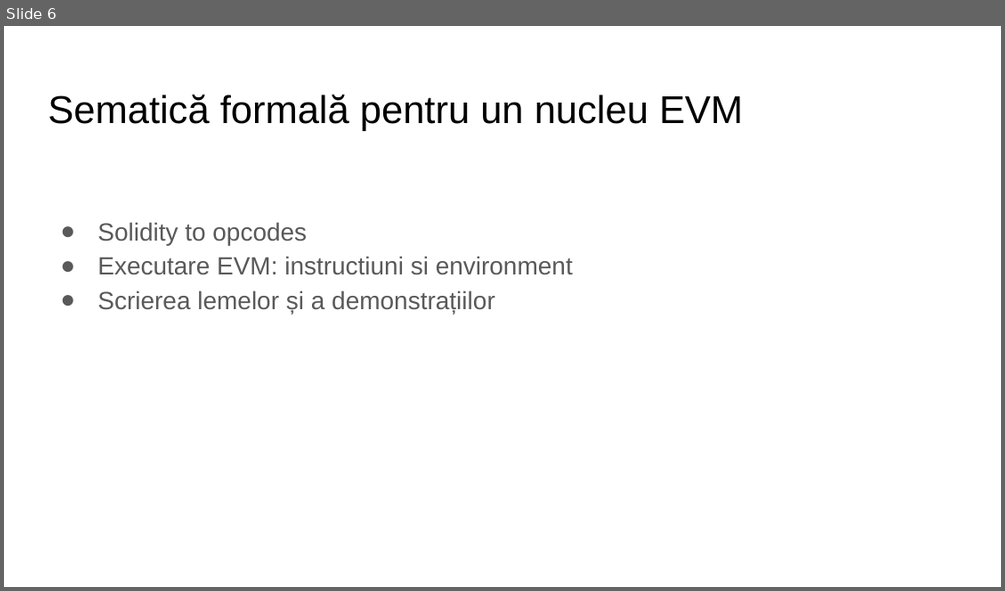
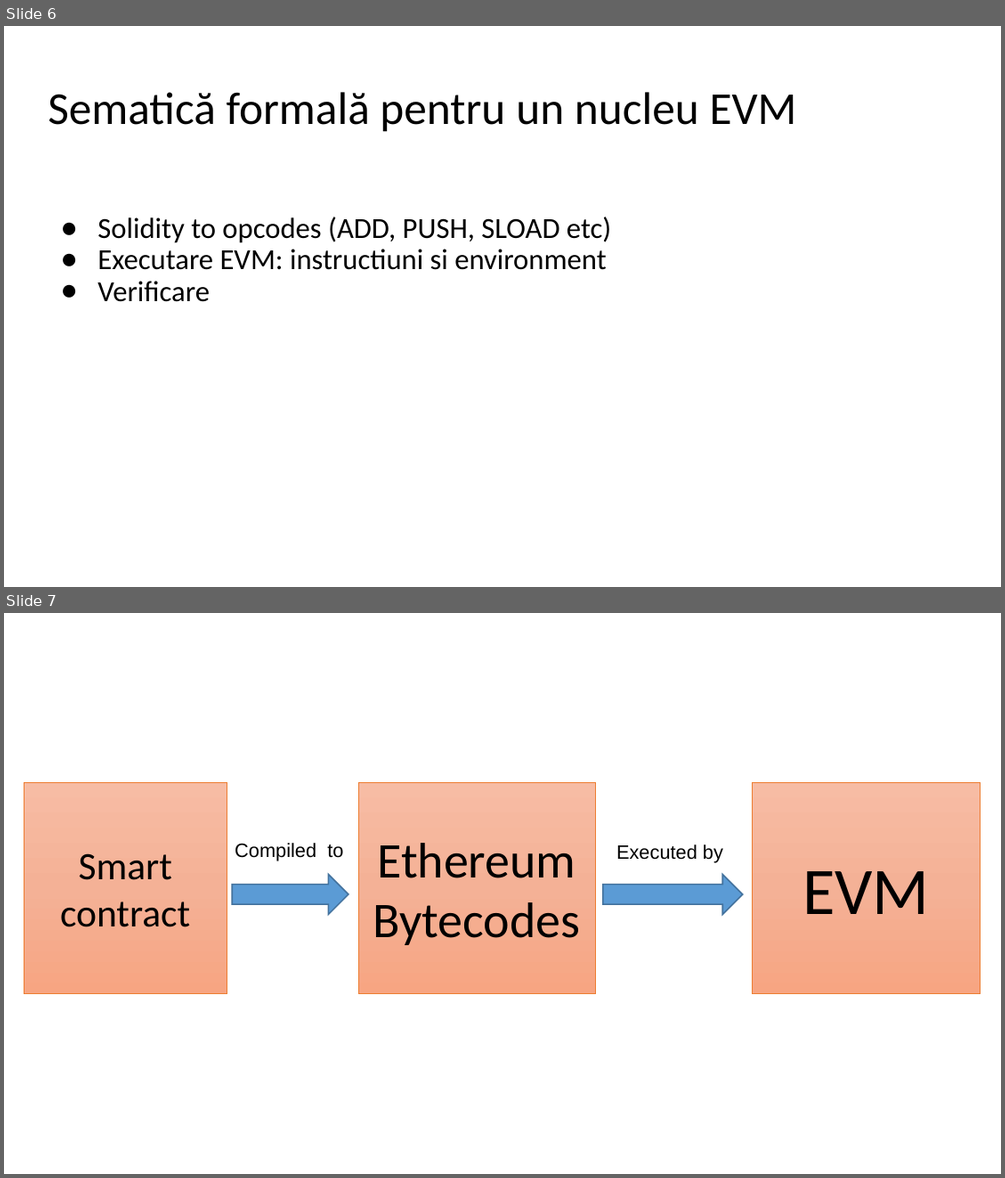
Before and after one commit to CatalinPJ/Licenta2018JoldescuCatalinPetronel, a slide deck: Joldescu Petronel _ prezentare.pptx. Shown one above the other, each under a label of ours: slide 6 before the commit, slides 6 and 7 after it. The pictures are 1005x591 and 1005x1178 pixels, drawn with LibreOffice and Linux fonts; fonts in the diff are those of the drawing. Boxes give left, top, right and bottom in pixels: in the first picture for what was removed or moved away, otherwise in the second. Text is boxed around its words. In the diff, an @@ line names an element or a change of style, - is before the commit and + after.

```diff
--- a/Joldescu Petronel _ prezentare.pptx
+++ b/Joldescu Petronel _ prezentare.pptx
@@ slide 7 added at (x1=4, y1=613, x2=1001, y2=1174), background #FFFFFF @@
@@ rectangle added at (x1=24, y1=782, x2=227, y2=994), fill gradient #F7BDA5 to #F5B196 to #F8A582, outline #ED7D31 0.5 pt, 28 pt, text #000000 @@
+Smart contract
@@ rectangle added at (x1=358, y1=782, x2=595, y2=994), fill gradient #F7BDA5 to #F5B196 to #F8A582, outline #ED7D31 0.5 pt, 36 pt, text #000000 @@
+Ethereum
+Bytecodes
@@ rectangle added at (x1=752, y1=782, x2=979, y2=994), fill gradient #F7BDA5 to #F5B196 to #F8A582, outline #ED7D31 0.5 pt, 48 pt, text #000000 @@
+EVM
@@ text added at (x1=235, y1=843, x2=343, y2=861), 14 pt, text #000000 @@
+Compiled to
@@ text added at (x1=616, y1=844, x2=723, y2=863), 14 pt, text #000000 @@
+Executed by
@@ right arrow added at (x1=232, y1=874, x2=349, y2=914), fill #5B9BD5, outline #43739E 1 pt @@
@@ right arrow added at (x1=603, y1=874, x2=743, y2=914), fill #5B9BD5, outline #43739E 1 pt @@
@@ slide 6 changed as well @@
@@ title "Sematică formală pentru un nucleu ..." at (x1=48, y1=92, x2=797, y2=132): size 28 to 33 pt, font Arial to Calibri; line spacing 1 to 0.9 @@
@@ text at (x1=97, y1=216, x2=611, y2=243): text changed; size 18 to 21 pt; font Arial to Calibri; text colour #595959 to #000000 @@
-● Solidity to opcodes
+● Solidity to opcodes (ADD, PUSH, SLOAD etc)
@@ text at (x1=97, y1=248, x2=606, y2=270): size 18 to 21 pt, font Arial to Calibri, text colour #595959 to #000000 in "Executare EVM: instructiuni si environment"; line spacing 1.15 to 0.9 @@
@@ text at (x1=97, y1=281, x2=210, y2=302): text changed; size 18 to 21 pt; font Arial to Calibri; text colour #595959 to #000000 @@
-● Scrierea lemelor și a demonstrațiilor
+● Verificare
```
Also in this commit, not shown: 9 other slides changed, 3 other slides added, 32 other files.
